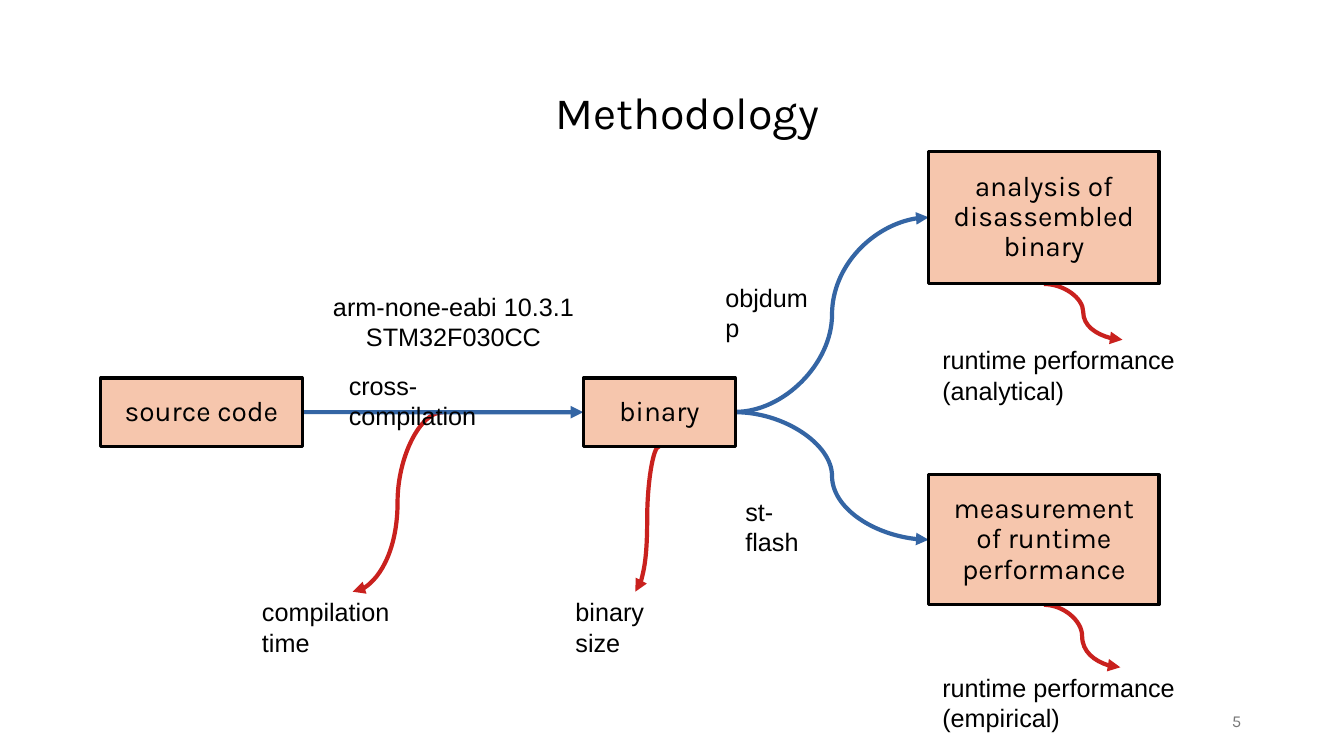
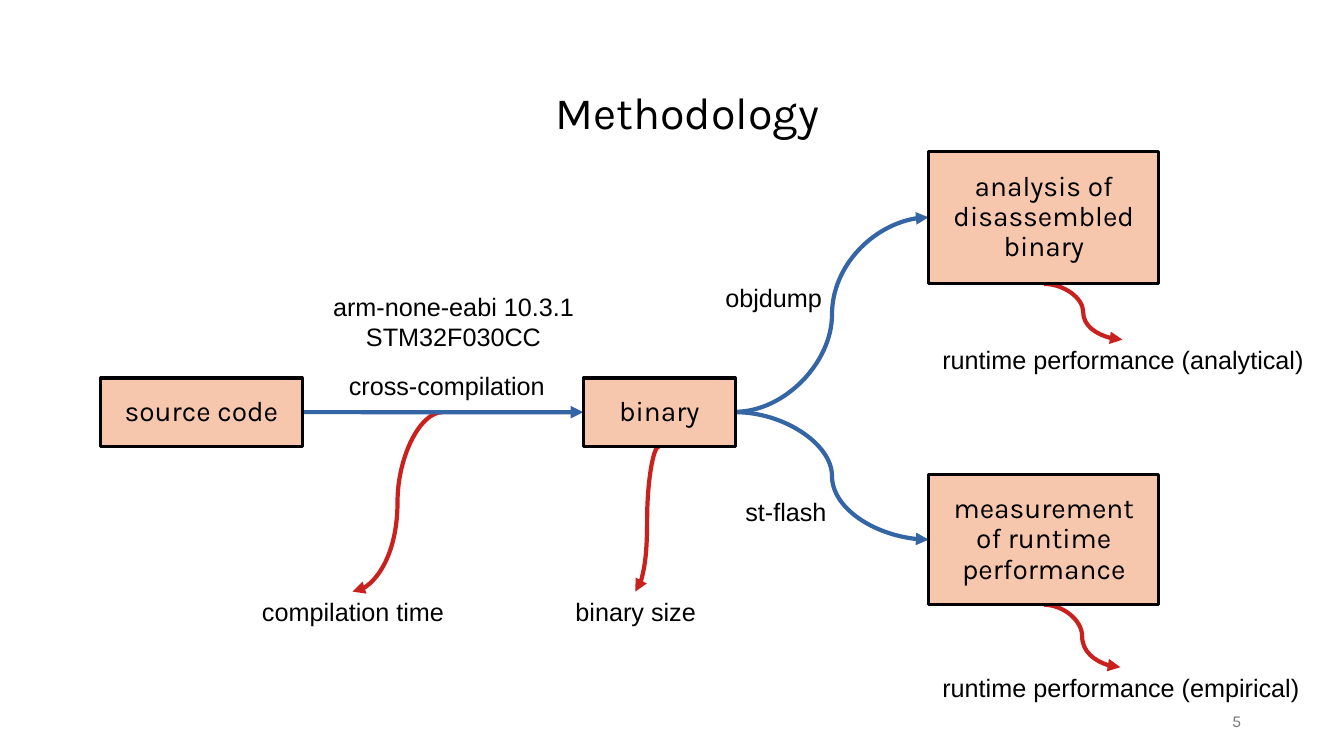
Before and after one commit to janos32783/cppcon_2024_cost_cpp_abstractions, a slide deck: slide 5 of presentation/cppcon.pptx. Drawn at 1344x756 pixels with LibreOffice and Linux fonts; fonts in the diff are those of the drawing. Boxes give left, top, right and bottom in pixels: in the first picture for what was removed or moved away, otherwise in the second. Text is boxed around its words. In the diff, an @@ line names an element or a change of style, - is before the commit and + after.

```diff
--- a/presentation/cppcon.pptx
+++ b/presentation/cppcon.pptx
@@ text "objdump" rewrapped from (716,277,832,316) to (725,288,822,313) @@
@@ text "runtime performance (analytical)" rewrapped from (942,350,1174,405) to (942,350,1304,375) @@
@@ text "cross-compilation" rewrapped from (349,381,476,431) to (349,376,545,400) @@
@@ text "st-flash" rewrapped from (745,504,798,552) to (745,502,826,522) @@
@@ text "compilation time" rewrapped from (262,602,389,653) to (262,602,444,627) @@
@@ text "binary size" rewrapped from (575,602,644,653) to (575,602,696,627) @@
@@ text "runtime performance (empirical)" rewrapped from (942,678,1174,733) to (942,678,1300,703) @@
```
Also in this commit, not shown: 1 other slide changed, 9 slides added, 7 other files.
